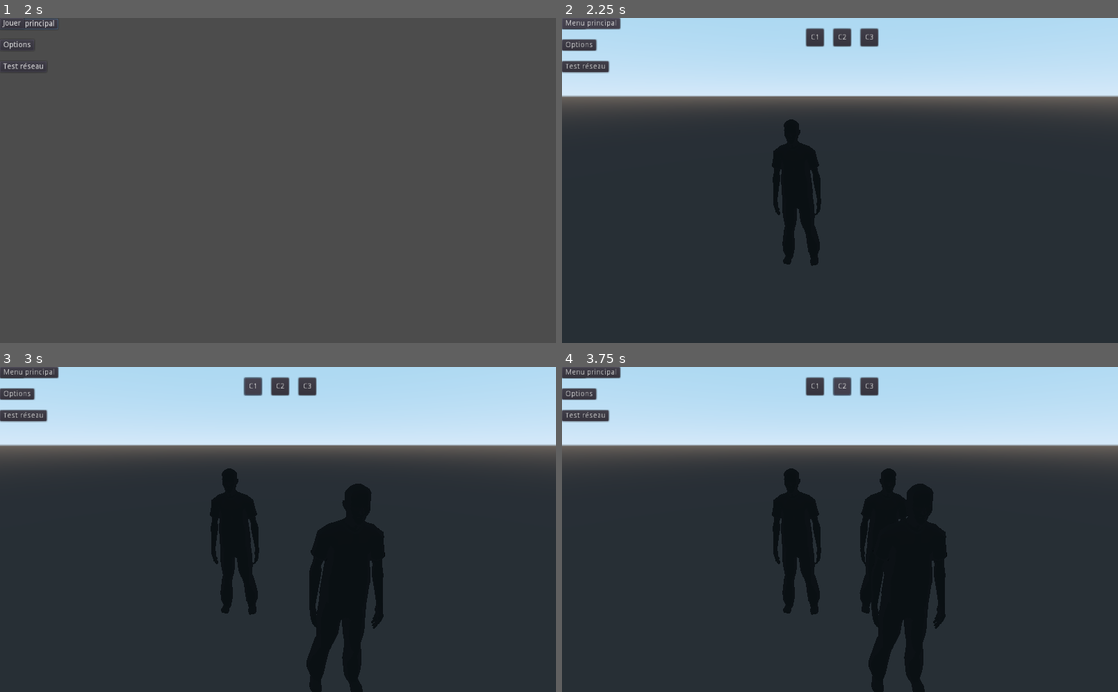
Above: before the commit, frames 1-4 (two rows, left to right).
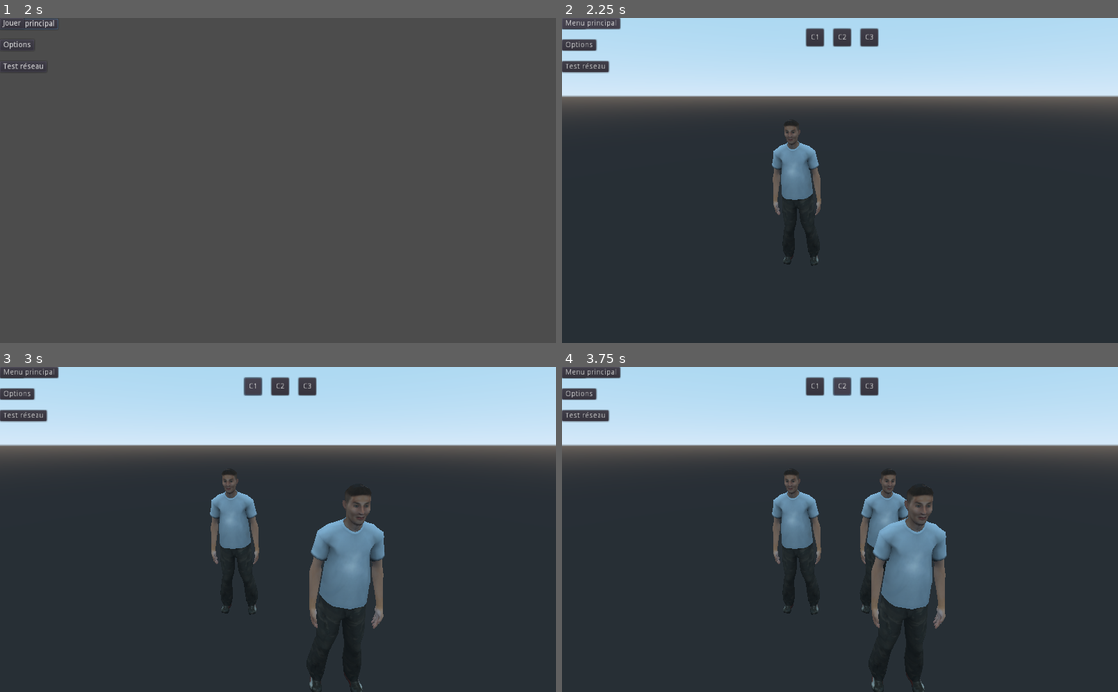
Above: after the commit, the same moments.

Repository: Flosilver/Quarter_Dead
Game: Godot game, scene res://ControlSplash.tscn
Two runs of this game, one before a commit and one after it. Both use one fixed random seed, a clock stepped at 60 frames per second and the inputs below.
Inputs:
- Up to frame 1 (2 s): tap Enter at 0.5 s; click "Menu principal" at 1.25 s
- Up to frame 2 (2.25 s): click "Jouer" at 2 s
- Up to frame 3 (3 s): click "C1" at 2.75 s
- Up to frame 4 (3.75 s): click "C2" at 3.5 s

Frame 1 is identical in both runs. In frame 2, 1.6% of the frame differs, in the area x 37-47%, y 31-76%; in frame 3, 5.5%; in frame 4, 6.6%, in the area x 37-70%, y 31-100%.
Error in both runs: Invalid get index '0' (on base: 'String'). (res://ControlSplash.gd:19)

Commit message:
distribution des rôles et des textures associées + visée de salle pour action + positionnement + début animation de l'ouverture des portes

Diff:
--- a/client/global/Camera.gd
+++ b/client/global/Camera.gd
@@ -57,23 +57,32 @@
 			#print("axis 3 : ", zAxis1)
 			translation.z+=delta * zAxis1 * coef / 2
 
-		if Input.is_joy_button_pressed(0,JOY_BUTTON_1) and pressed[1]==0:
-			pressed[1]=1
-			print ("B pressed")
+		if Input.is_joy_button_pressed(0,JOY_BUTTON_0) and pressed[0]==0:
+			pressed[0] = 1
+			print ("A pressed")
+			var doorMessage = "O" + str(global.direction) + str(global.vise)
+			global.mplayer.send_bytes(doorMessage.to_ascii())
+		if !Input.is_joy_button_pressed(0,JOY_BUTTON_0) and pressed[0]==1:
+			pressed[0] = 0
+			print ("A released")
 
-			#var cam=get_tree().get_root().get_node("ControlGame").get_node("Spatial").get_node("Camera")
-			var dir = global.direction
-			var joueur = gameNode.lExplos[dir]
-			var x = joueur.translation.x
-			var y = joueur.translation.z
-			 #cam.set_translation(Vector3(x-global.controlGameNode.lOffsetExplo[dir][0],3,y-global.controlGameNode.lOffsetExplo[dir][1]+2))
-			translation.x = x - gameNode.lOffsetExplo[dir][0]
-			translation.y = 3
-			translation.z = y - gameNode.lOffsetExplo[dir][1] + 2
-
-		elif !Input.is_joy_button_pressed(0,JOY_BUTTON_1) and pressed[1]==1:
-			pressed[1]=0
-			print ("B released")
+#		if Input.is_joy_button_pressed(0,JOY_BUTTON_1) and pressed[1]==0:
+#			pressed[1]=1
+#			print ("B pressed")
+#
+#			#var cam=get_tree().get_root().get_node("ControlGame").get_node("Spatial").get_node("Camera")
+#			var dir = global.direction
+#			var joueur = gameNode.lExplos[dir]
+#			var x = joueur.translation.x
+#			var y = joueur.translation.z
+#			 #cam.set_translation(Vector3(x-global.controlGameNode.lOffsetExplo[dir][0],3,y-global.controlGameNode.lOffsetExplo[dir][1]+2))
+#			translation.x = x - gameNode.lOffsetExplo[dir][0]
+#			translation.y = 3
+#			translation.z = y - gameNode.lOffsetExplo[dir][1] + 2
+#
+#		elif !Input.is_joy_button_pressed(0,JOY_BUTTON_1) and pressed[1]==1:
+#			pressed[1]=0
+#			print ("B released")
 
 		if Input.is_joy_button_pressed(0,JOY_BUTTON_2) and pressed[2]==0:
 			pressed[2] = 1
--- a/client/global/ControlGame.gd
+++ b/client/global/ControlGame.gd
@@ -91,43 +91,43 @@
 var lExplos=[null,null,null,null]
 var objExplo=[
 	#00
-	"res://obj/",
-	#01
-	"res://obj/",
-	#02
-	"res://obj/",
-	#03
-	"res://obj/",
-	#04
-	"res://obj/",
-	#05
-	"res://obj/",
+	"res://obj/Personnage.obj",
+	#01
+	"res://obj/Personnage.obj",
+	#02
+	"res://obj/Personnage.obj",
+	#03
+	"res://obj/Personnage.obj",
+	#04
+	"res://obj/PersonnageHommeChat.obj",
+	#05
+	"res://obj/PersonnageHommeChat.obj",
 	#06
 	"res://obj/Robot.obj",
 	#07
-	"res://obj/",
+	"res://obj/Personnage.obj",
 	#08 : obj du modèle temporaire pour la connexion
 	"res://obj/Personnage.obj"
 ]
 var tileExplo=[
 	#00
-	"res://tiles/Texture/",
-	#01
-	"res://tiles/Texture/",
-	#02
-	"res://tiles/Texture/",
-	#03
-	"res://tiles/Texture/",
-	#04
-	"res://tiles/Texture/",
-	#05
-	"res://tiles/Texture/",
+	"res://tiles/Texture/texturePersonnageAcrobate.png",
+	#01
+	"res://tiles/Texture/texturePersonnageCordonier.png",
+	#02
+	"res://tiles/Texture/texturePersonnage.png",
+	#03
+	"res://tiles/Texture/texturePersonnageMedecin.png",
+	#04
+	"res://tiles/Texture/texturePersonnageHommeChat.png",
+	#05
+	"res://tiles/Texture/texturePersonnageHommeChat.png",
 	#06
 	"res://tiles/Texture/textureRobot.png",
 	#07
-	"res://tiles/Texture/",
+	"res://tiles/Texture/texturePersonnageTank.png",
 	#08 : chemin de la texture pour le modèle temporaire
-	"res://tiles/Texture/texturePersonnage.jpg"
+	"res://tiles/Texture/texturePersonnage.png"
 ]
 var txExplo=[
 	#00
@@ -160,6 +160,7 @@
 
 var maze
 const roomOff = 3.5
+var level = 0
 
 # Called when the node enters the scene tree for the first time.
 func _ready():
@@ -174,6 +175,7 @@
 # Called every frame. 'delta' is the elapsed time since the previous frame.
 #func _process(delta):
 #	if Input.get_connected_joypads().size() > 0:
+#
 #	pass
 
 func _networkMessage(mess):
@@ -186,6 +188,11 @@
 #				var x=lOffsetExplo[dir][0]
 #				var y=lOffsetExplo[dir][1]
 #				lExplos[dir]=createExplorer(x+campx,y+campy,dir)
+#			var pp = global.playersPresent
+#			if (pp[0] + pp[1] + pp[2] + pp[3] == 4):
+#				var root=get_tree().get_root()
+#				var myself=root.get_child(1)
+#				print ("info ",root,myself)
 
 		'm':	# récupère les variable des dimensions du jeu
 			global.nb_etages = int(mess[1])
@@ -233,8 +240,13 @@
 				xtemp = lExplos[i].translation.x
 				ytemp = lExplos[i].translation.y
 				ztemp = lExplos[i].translation.z
-				lExplos[i] = createExplorer(xtemp,ztemp,i,6)#mess[i+1])
+				lExplos[i] = createExplorer(xtemp,ztemp,i,int(mess[i+1]))
 				lExplos[i].set_translation(Vector3(xtemp,ytemp,ztemp))
+
+		'o': # ouverture de porte
+			if ( mess[1] == 'y' ):
+				var who = int(mess[2])
+				openDoor(level, getPlayerX(who), getPlayerY(who), int(mess[3]))
 
 func createRoom(x,y,room_num):
 	# Create a new tile instance
@@ -278,17 +290,17 @@
 		# adaptation des position
 		match i:
 			0:
+				ppos.z = -distP
+				vpos.z = -distV
+			1:
+				ppos.x = distP
+				vpos.x = distV
+			2:
+				ppos.z = distP
+				vpos.z = distV
+			3:
 				ppos.x = -distP
 				vpos.x = -distV
-			1:
-				ppos.z = distP
-				vpos.z = distV
-			2:
-				ppos.x = distP
-				vpos.x = distV
-			3:
-				ppos.z = -distP
-				vpos.z = -distV
 		for j in range(4):
 			# création de la Mesh
 			portes[j] = MeshInstance.new()
@@ -297,7 +309,7 @@
 				portes[j].set_translation(ppos)
 			else:
 				portes[j].set_translation(vpos)
-			portes[j].set_rotation(Vector3(0,i*PI/2,0))
+			portes[j].set_rotation(Vector3(0,-PI/2 - i*PI/2,0))
 			# load du modèle
 			portes[j].mesh = load(objDoors[j])
 			#instanciation de la texture
@@ -352,6 +364,40 @@
 		for j in range(global.map_size):
 			maze[etage][i][j] = createRoom(2*i*roomOff,2*j*roomOff,maze[etage][i][j])
 
+func getPlayerX(player):
+	var p = lExplos[player]
+	var x = (p.translation.z - lOffsetExplo[player][1]) / (2*roomOff)
+	print("player[",player,"].X = ",x)
+	return x
+
+func getPlayerY(player):
+	var p = lExplos[player]
+	var y = (p.translation.x - lOffsetExplo[player][0]) / (2*roomOff)
+	print("player[",player,"].Y = ",y)
+	return y
+
+func openDoor( etage, roomX, roomY, door):
+	print("x: ", roomX, " y: ", roomY)
+	var room = maze[etage][roomX][roomY];
+	var roomNum = etage * global.map_size * global.map_size + roomX * global.map_size + roomY + 1
+	var roomName = "Piece"
+	if roomNum != 1:
+		roomName += str(roomNum)
+	print(roomName)
+
+	var roomNode = get_tree().get_root().get_node("ControlGame").get_node("Spatial").get_node(roomName)
+	var lDoor
+	var rDoor
+	match door:
+		0:
+			print("ouverture porte 0")
+		1:
+			print("ouverture porte 1")
+		2:
+			print("ouverture porte 2")
+		3:
+			print("ouverture porte 3")
+
 func _on_ButtonMenu_pressed():
 	var root=get_tree().get_root()
 	var myself=root.get_child(1)
@@ -361,30 +407,39 @@
 
 
 func _on_ButtonC1_pressed():
-	var connectMessage="C1"
-	print("bouton c1 pressé")
-	global.mplayer.send_bytes(connectMessage.to_ascii())
-	var i = 1
-	if global.playersPresent[i] == 0:
-		print("création d'un nouveau explorateur")
-		lExplos[i]=createExplorer(campx+lOffsetExplo[i][0], campy+lOffsetExplo[i][1], i, 8)
+	var pp = global.playersPresent
+	if !(pp[0] + pp[1] + pp[2] + pp[3] == 4):
+		var connectMessage="C1"
+		print("bouton c1 pressé")
+		global.mplayer.send_bytes(connectMessage.to_ascii())
+		var i = 1
+		if global.playersPresent[i] == 0:
+			global.playersPresent[i] = 1
+			print("création d'un nouveau explorateur")
+			lExplos[i]=createExplorer(campx+lOffsetExplo[i][0], campy+lOffsetExplo[i][1], i, 8)
 
 
 func _on_ButtonC2_pressed():
-	var connectMessage="C2"
-	print("bouton c1 pressé")
-	global.mplayer.send_bytes(connectMessage.to_ascii())
-	var i = 2
-	if global.playersPresent[i] == 0:
-		print("création d'un nouveau explorateur")
-		lExplos[i]=createExplorer(campx+lOffsetExplo[i][0], campy+lOffsetExplo[i][1], i, 8)
+	var pp = global.playersPresent
+	if !(pp[0] + pp[1] + pp[2] + pp[3] == 4):
+		var connectMessage="C2"
+		print("bouton c1 pressé")
+		global.mplayer.send_bytes(connectMessage.to_ascii())
+		var i = 2
+		if global.playersPresent[i] == 0:
+			global.playersPresent[i] = 1
+			print("création d'un nouveau explorateur")
+			lExplos[i]=createExplorer(campx+lOffsetExplo[i][0], campy+lOffsetExplo[i][1], i, 8)
 
 
 func _on_ButtonC3_pressed():
-	var connectMessage="C3"
-	print("bouton c1 pressé")
-	global.mplayer.send_bytes(connectMessage.to_ascii())
-	var i = 3
-	if global.playersPresent[i] == 0:
-		print("création d'un nouveau explorateur")
-		lExplos[i]=createExplorer(campx+lOffsetExplo[i][0], campy+lOffsetExplo[i][1], i, 8)
+	var pp = global.playersPresent
+	if !(pp[0] + pp[1] + pp[2] + pp[3] == 4):
+		var connectMessage="C3"
+		print("bouton c1 pressé")
+		global.mplayer.send_bytes(connectMessage.to_ascii())
+		var i = 3
+		if global.playersPresent[i] == 0:
+			global.playersPresent[i] = 1
+			print("création d'un nouveau explorateur")
+			lExplos[i]=createExplorer(campx+lOffsetExplo[i][0], campy+lOffsetExplo[i][1], i, 8)
Not shown, added: client/global/obj/PersonnageHommeChat.obj.import
Not shown, added: client/global/tiles/Texture/texturePersonnage.png.import
Not shown, added: client/global/tiles/Texture/texturePersonnageAcrobate.png.import
Not shown, added: client/global/tiles/Texture/texturePersonnageCordonier.png.import
Not shown, added: client/global/tiles/Texture/texturePersonnageHommeChat.png.import
Not shown, added: client/global/tiles/Texture/texturePersonnageMedecin.png.import
Not shown, added: client/global/tiles/Texture/texturePersonnageTank.png.import
Not shown, changed: serveur/include/Joueur.hpp
Not shown, changed: serveur/include/Quarter_Dead.hpp
Not shown, changed: serveur/src/Joueur.cpp
Not shown, changed: serveur/src/Quarter_Dead.cpp
